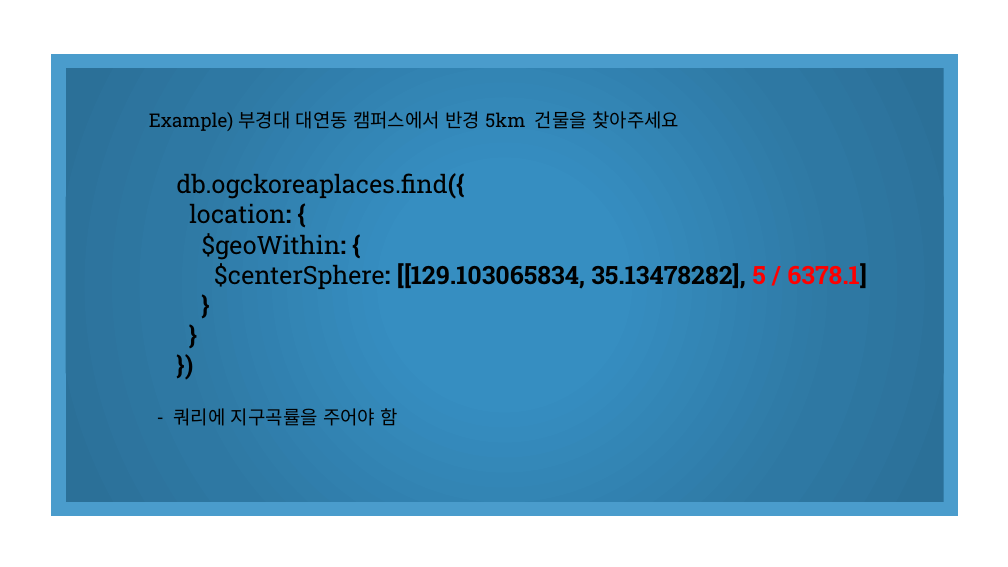
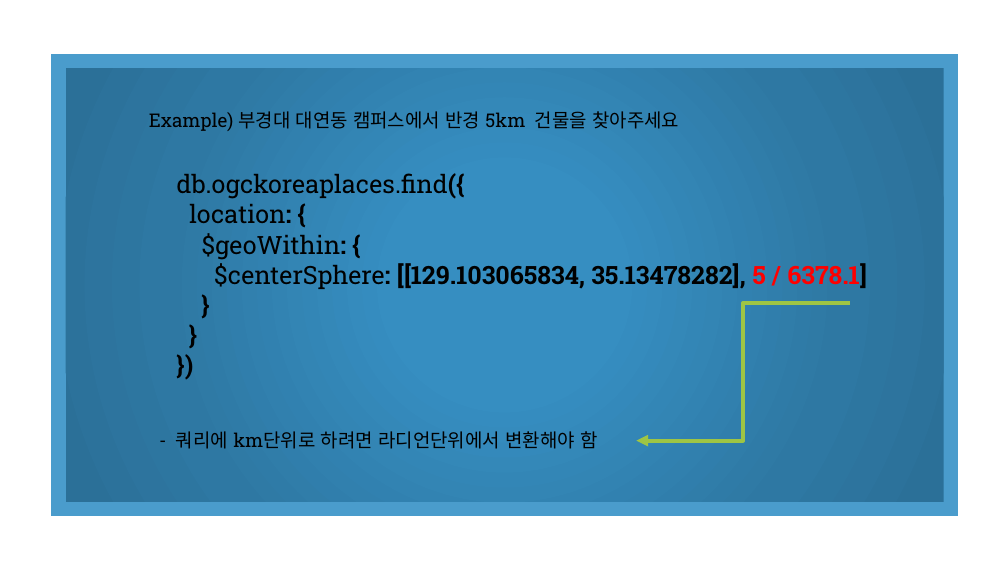
Before and after one commit to aliasgis/OSGEO, a slide deck: slide 20 of Mongodb 와 공간정보.pptx (slide 14 before the commit). Drawn at 1008x567 pixels with LibreOffice and Linux fonts; fonts in the diff are those of the drawing. Boxes give left, top, right and bottom in pixels: in the first picture for what was removed or moved away, otherwise in the second. Text is boxed around its words. In the diff, an @@ line names an element or a change of style, - is before the commit and + after.

```diff
--- a/Mongodb 와 공간정보.pptx
+++ b/Mongodb 와 공간정보.pptx
@@ elbow arrow added from (850, 303) to (637, 441), #9EC544 3.75 pt @@
@@ text at bbox=[176, 431, 597, 449]: text changed @@
-- 쿼리에 지구곡률을 주어야 함
+- 쿼리에 km단위로 하려면 라디언단위에서 변환해야 함
```
Also in this commit, not shown: 12 other slides changed, 14 slides added, 2 slides removed.
